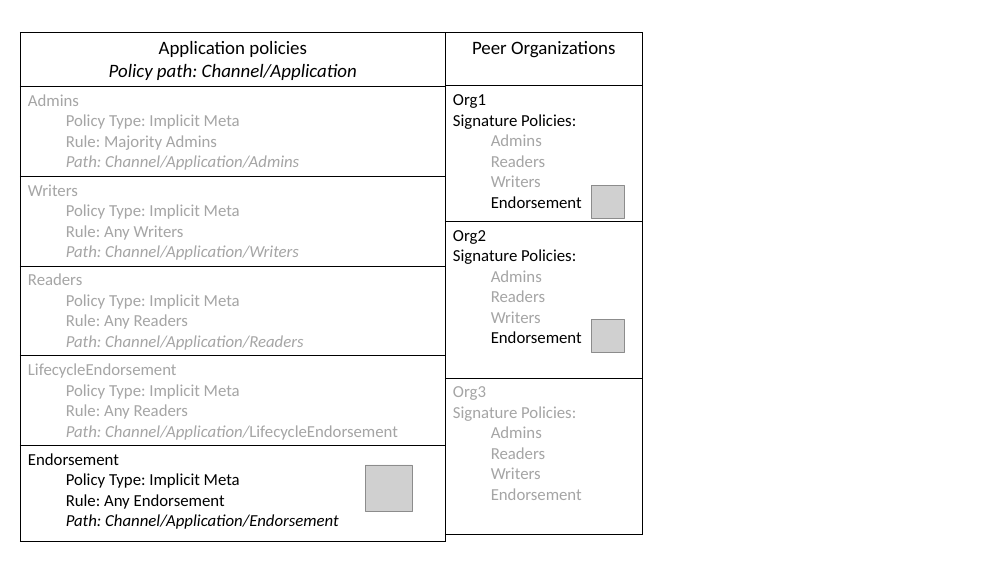
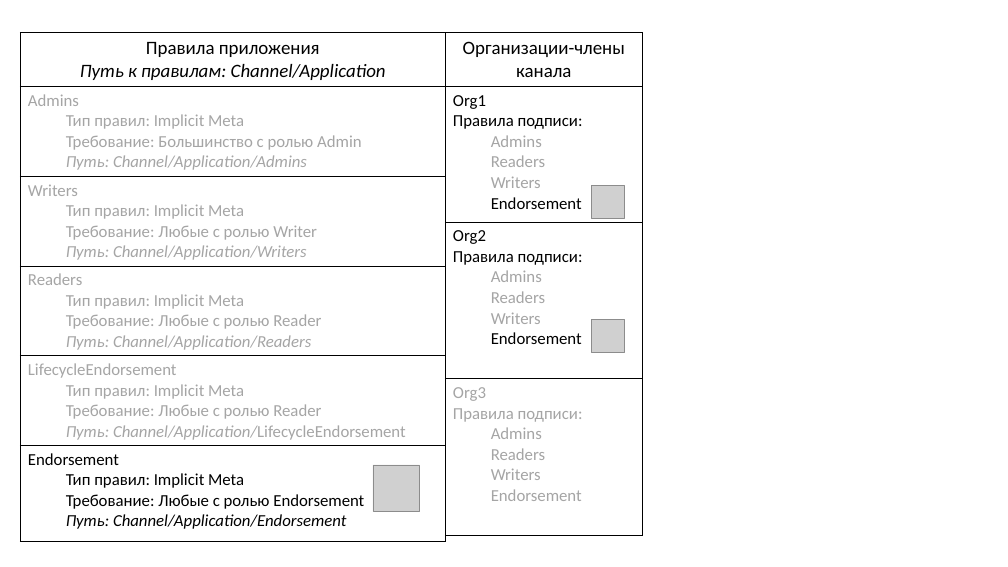
Before and after one commit to hyperledger/fabric-docs-i18n, a slide deck: slide 3 of docs/locale/ru_RU/source/create_channel/Policy_images.pptx. Drawn at 1008x567 pixels with LibreOffice and Linux fonts; fonts in the diff are those of the drawing; grey boxes stand for pictures. Boxes give left, top, right and bottom in pixels: in the first picture for what was removed or moved away, otherwise in the second. Text is boxed around its words. In the diff, an @@ line names an element or a change of style, - is before the commit and + after.

Commit message:
RU images for channel policies

```diff
--- a/docs/locale/ru_RU/source/create_channel/Policy_images.pptx
+++ b/docs/locale/ru_RU/source/create_channel/Policy_images.pptx
@@ table at [20,33,445,535] @@
-row 1, column 1: Application policies / Policy path: Channel/Application
+row 1, column 1: Правила приложения / Путь к правилам: Channel/Application
-row 2, column 1: Admins / Policy Type: Implicit Meta / Rule: Majority Admins / Path: Channel/Application/Admins
+row 2, column 1: Admins / Тип правил: Implicit Meta / Требование: Большинство с ролью Admin / Путь: Channel/Application/Admins
-row 3, column 1: Writers / Policy Type: Implicit Meta / Rule: Any Writers / Path: Channel/Application/Writers
+row 3, column 1: Writers / Тип правил: Implicit Meta / Требование: Любые с ролью Writer / Путь: Channel/Application/Writers
-row 4, column 1: Readers / Policy Type: Implicit Meta / Rule: Any Readers / Path: Channel/Application/Readers
+row 4, column 1: Readers / Тип правил: Implicit Meta / Требование: Любые с ролью Reader / Путь: Channel/Application/Readers
-row 5, column 1: LifecycleEndorsement / Policy Type: Implicit Meta / Rule: Any Readers / Path: Channel/Application/LifecycleEndorsement
+row 5, column 1: LifecycleEndorsement / Тип правил: Implicit Meta / Требование: Любые с ролью Reader / Путь: Channel/Application/LifecycleEndorsement
-row 6, column 1: Endorsement / Policy Type: Implicit Meta / Rule: Any Endorsement / Path: Channel/Application/Endorsement
+row 6, column 1: Endorsement / Тип правил: Implicit Meta / Требование: Любые с ролью Endorsement / Путь: Channel/Application/Endorsement
@@ table at [445,33,642,535] @@
-row 1, column 1: Peer Organizations
+row 1, column 1: Организации-члены канала
-row 2, column 1: Org1 / Signature Policies: / Admins / Readers / Writers / Endorsement
+row 2, column 1: Org1 / Правила подписи: / Admins / Readers / Writers / Endorsement
-row 3, column 1: Org2 / Signature Policies: / Admins / Readers / Writers / Endorsement
+row 3, column 1: Org2 / Правила подписи: / Admins / Readers / Writers / Endorsement
-row 4, column 1: Org3 / Signature Policies: / Admins / Readers / Writers / Endorsement
+row 4, column 1: Org3 / Правила подписи: / Admins / Readers / Writers / Endorsement
@@ picture: place and size @@
-picture at [366,465,413,512]
+picture at [373,465,420,512]
```
Also in this commit, not shown: 5 other slides changed, 6 other files.
